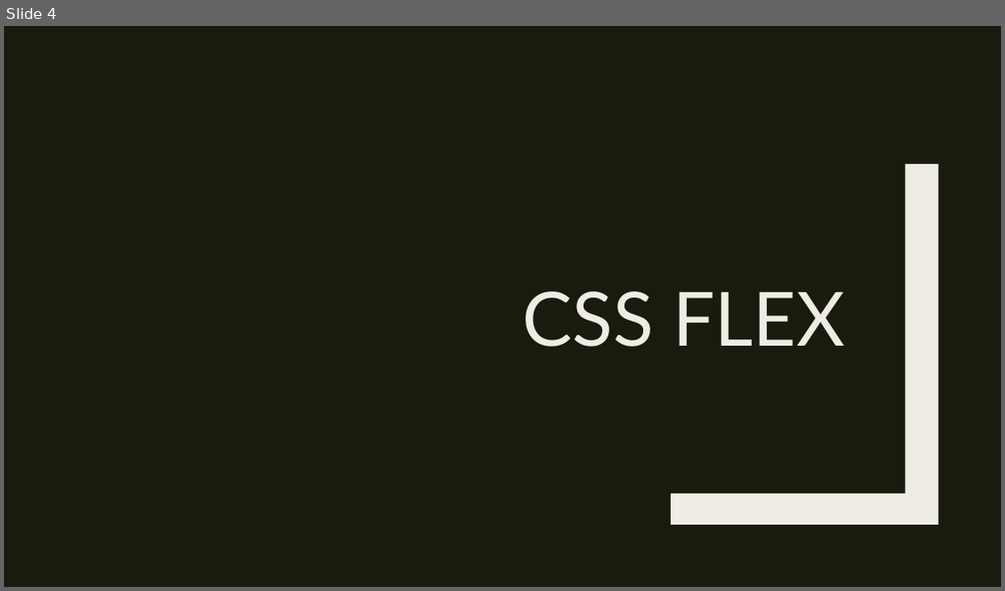
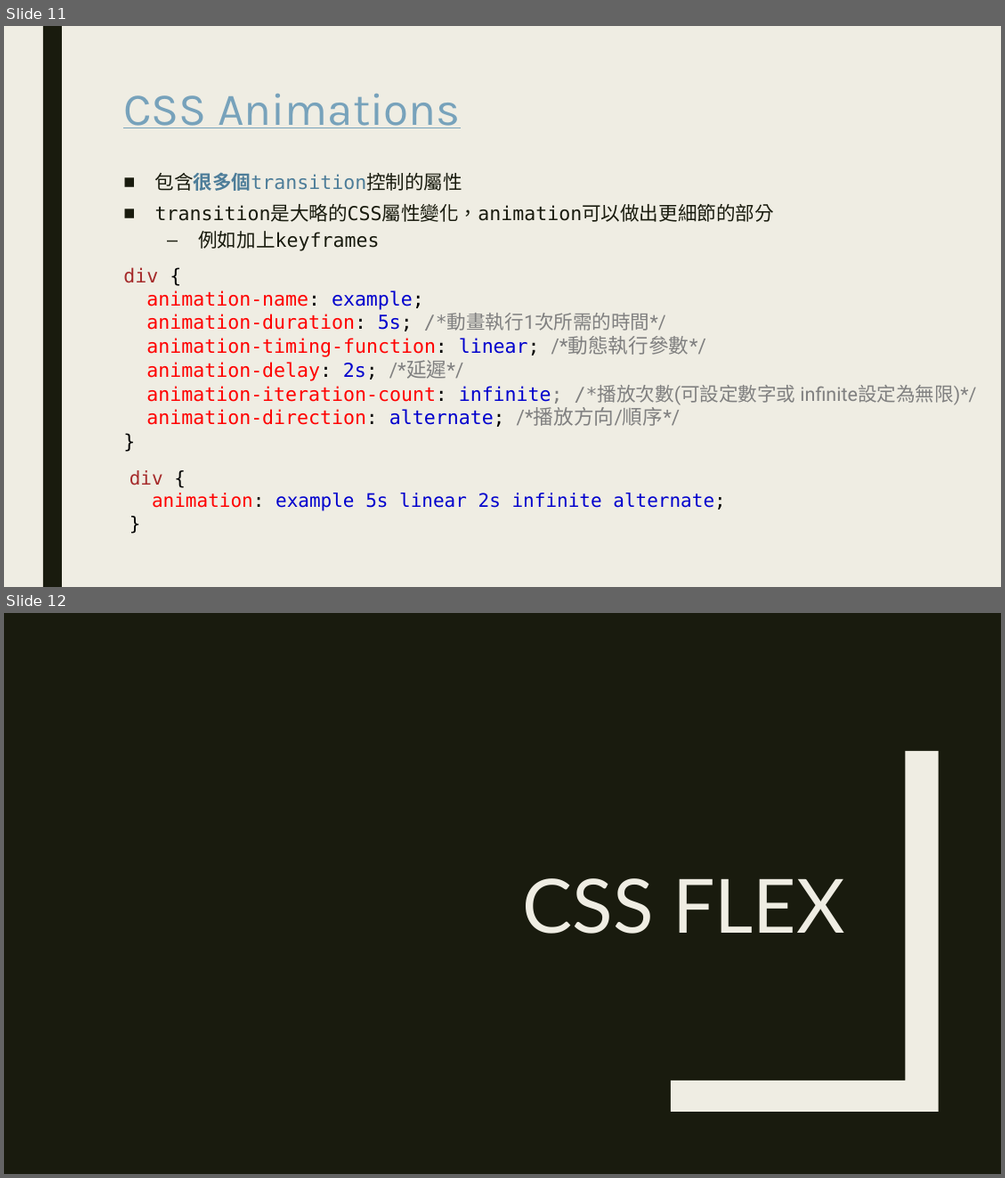
Before and after one commit to Alicexdcw/FrontEndTutorial, a slide deck: sidle-project-porfit.pptx. Shown one above the other, each under a label of ours: slide 4 before the commit, slides 11 and 12 after it. The pictures are 1005x591 and 1005x1178 pixels, drawn with LibreOffice and Linux fonts; fonts in the diff are those of the drawing. Boxes give left, top, right and bottom in pixels: in the first picture for what was removed or moved away, otherwise in the second. Text is boxed around its words. In the diff, an @@ line names an element or a change of style, - is before the commit and + after.

Commit message:
done css 動畫

```diff
--- a/sidle-project-porfit.pptx
+++ b/sidle-project-porfit.pptx
@@ slide 11 added at (x1=4, y1=26, x2=1001, y2=587), background #EFEDE3 @@
@@ rectangle added at (x1=43, y1=26, x2=62, y2=587), fill #191B0E @@
@@ title added at (x1=123, y1=94, x2=460, y2=128), 44 pt, text #77A2BB, underline @@
+CSS Animations
@@ text added at (x1=123, y1=172, x2=976, y2=426), 18.5 pt, text #FF0000 @@
+■ 包含很多個transition控制的屬性
+■ transition是大略的CSS屬性變化，animation可以做出更細節的部分
+  – 例如加上keyframes
+div {
+animation-name: example;
+animation-duration: 5s; /*動畫執行1次所需的時間*/
+animation-timing-function: linear; /*動態執行參數*/
+animation-delay: 2s; /*延遲*/
+animation-iteration-count: infinite; /*播放次數(可設定數字或 infinite設定為無限)*/
+animation-direction: alternate; /*播放方向/順序*/
+}
@@ text added at (x1=129, y1=470, x2=725, y2=511), 18 pt, text #0000CD @@
+div {
+animation: example 5s linear 2s infinite alternate;
+}
@@ what was slide 4 is now slide 12 @@
```
Also in this commit, not shown: 6 slides changed, 13 other slides added.
